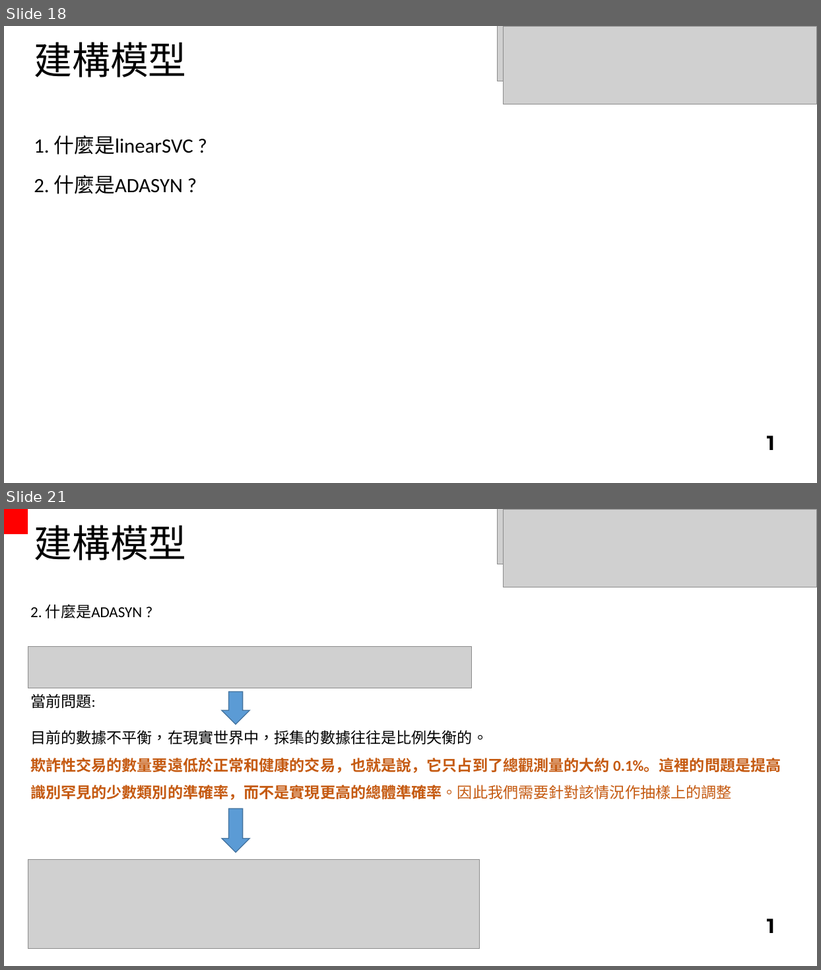
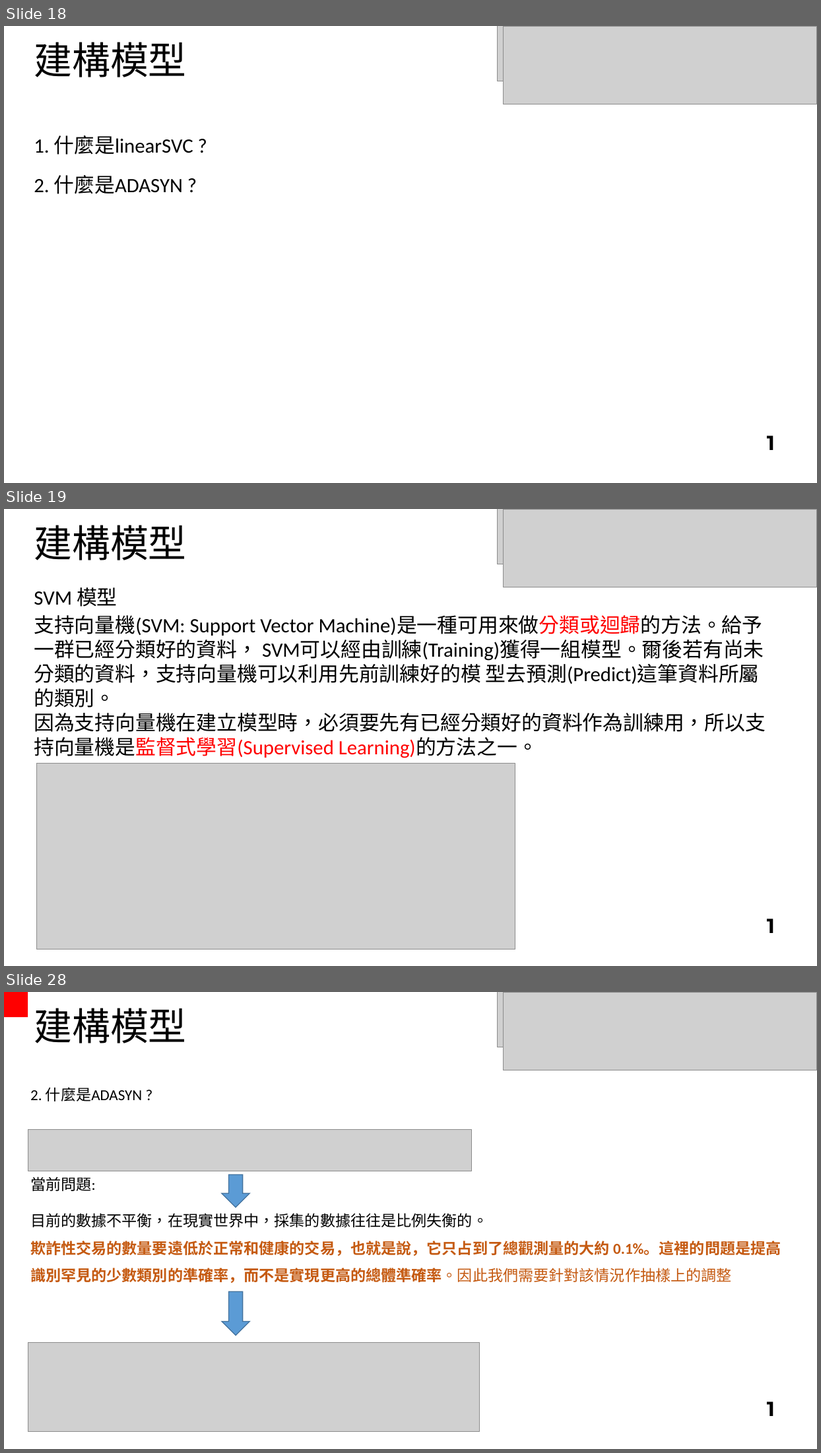
Before and after one commit to cgit6/AML_SVM, a slide deck: AML detection.pptx. Shown one above the other, each under a label of ours: slides 18 and 21 before the commit, slides 18, 19 and 28 after it; the slides between them are not shown. The pictures are 821x970 and 821x1453 pixels, drawn with LibreOffice and Linux fonts; fonts in the diff are those of the drawing; grey boxes stand for pictures. Boxes give left, top, right and bottom in pixels: in the first picture for what was removed or moved away, otherwise in the second. Text is boxed around its words. In the diff, an @@ line names an element or a change of style, - is before the commit and + after.

```diff
--- a/AML detection.pptx
+++ b/AML detection.pptx
@@ slide 19 added at (4, 509, 817, 966), background #FFFFFF @@
@@ text added at (34, 525, 187, 560), 45 pt, text #000000 @@
+建構模型
@@ picture added at (498, 509, 817, 564) @@
@@ picture added at (504, 509, 817, 587) @@
@@ text added at (34, 588, 118, 607), 24 pt, text #000000 @@
+SVM 模型
@@ text added at (34, 615, 766, 758), 24 pt, text #000000 @@
+支持向量機(SVM: Support Vector Machine)是一種可用來做分類或迴歸的方法。給予一群已經分類好的資料， SVM可以經由訓練(Training)獲得一組模型。爾後若有尚未分類的資料，支持向量機可以利用先前訓練好的模 型去預測(Predict)這筆資料所屬的類別。
+因為支持向量機在建立模型時，必須要先有已經分類好的資料作為訓練用，所以支持向量機是監督式學習(Supervised Learning)的方法之一。
@@ picture added at (37, 764, 516, 950) @@
@@ text added at (767, 919, 775, 933), 24 pt, text #000000, bold @@
+1
@@ what was slide 21 is now slide 28 @@
```
Also in this commit, not shown: 7 slides changed, 7 other slides added.
